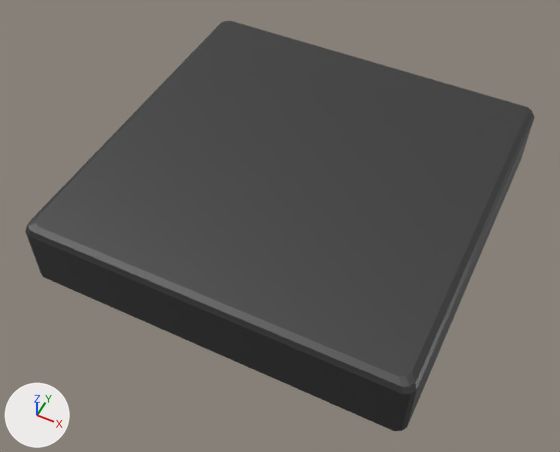
One commit to the Blender file sourceFiles/protoKit_v001.blend: the scene before it, then after it.
Camera for both pictures: a 50 mm camera at (0.0157, -0.0341, 0.0457) aimed at (-0.0002, -0.0023, 0.006). Arrows for +X, +Y and +Z are at lower left; the lights stay in place.

In view in the first picture: 'RectLever'.
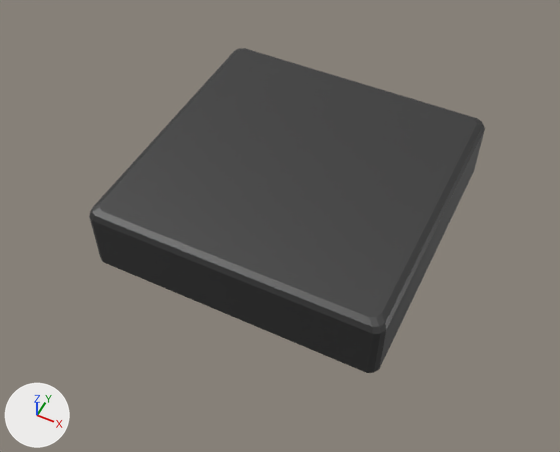
Patch to the scene script:
```diff
--- a/sourceFiles/protoKit_v001.blend.py
+++ b/sourceFiles/protoKit_v001.blend.py
@@ me_cube_008 @@
 me_cube_008.from_pydata(...)  # 48 vertices, 38 faces; spans x -0.0128..0.0128, y -0.0128..0.0128, z 0.0054..0.0101
 # used by ob_rectlever; location = (0.0, 0.0, 0.0)
+# me_cube_008 part 1: all 12 vertices in x 0.0117..0.0128, y 0.0117..0.0128, z 0.0054..0.0101 are moved by (-0.0028, -0.0028, 0.0)
+# me_cube_008 part 2: all 12 vertices in x 0.0117..0.0128, y -0.0128..-0.0117, z 0.0054..0.0101 are moved by (-0.0028, 0.0028, 0.0)
+# me_cube_008 part 3: all 12 vertices in x -0.0128..-0.0117, y 0.0117..0.0128, z 0.0054..0.0101 are moved by (0.0028, -0.0028, 0.0)
+# me_cube_008 part 4: all 12 vertices in x -0.0128..-0.0117, y -0.0128..-0.0117, z 0.0054..0.0101 are moved by (0.0028, 0.0028, 0.0)
 me_cube_008.materials.append(mat_protokit_buttons)
```

Location of each change, (x1, y1, x2, y2) in pixels of the pictures (560 x 452 px; the box of a moved part takes in the faces that stretch with it):
'RectLever', reshaped (22% narrower, 21% shorter)
    before: (25, 21, 534, 431)
    after: (89, 48, 485, 373)
part 1 of me_cube_008, moved or reshaped
    before: (522, 106, 534, 115)
    after: (473, 118, 485, 128)
part 2 of me_cube_008, moved or reshaped
    before: (395, 113, 534, 431)
    after: (367, 125, 485, 373)
part 3 of me_cube_008, moved or reshaped
    before: (221, 21, 526, 107)
    after: (236, 48, 475, 118)
part 4 of me_cube_008, moved or reshaped
    before: (25, 22, 527, 431)
    after: (89, 50, 476, 373)
